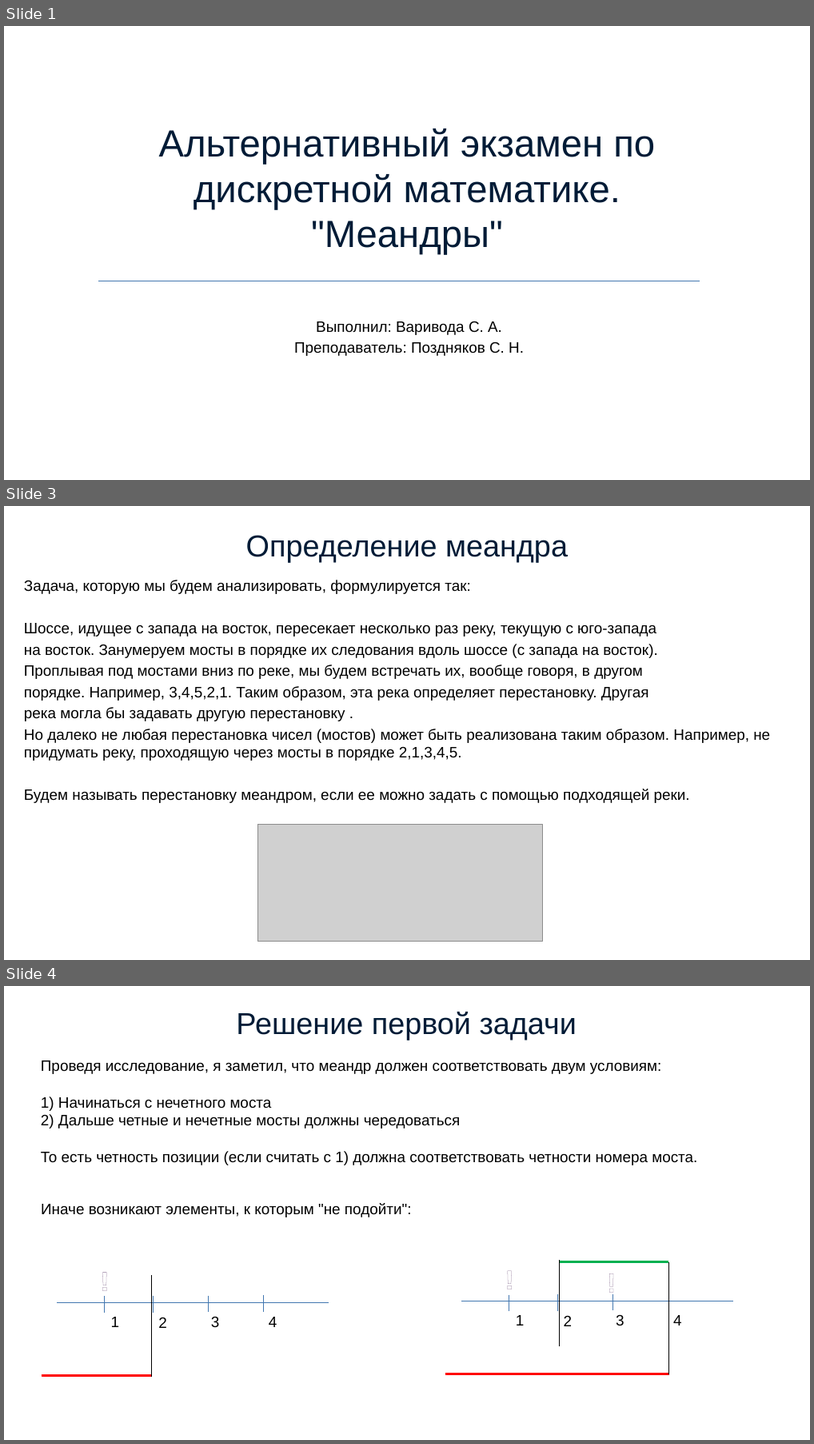
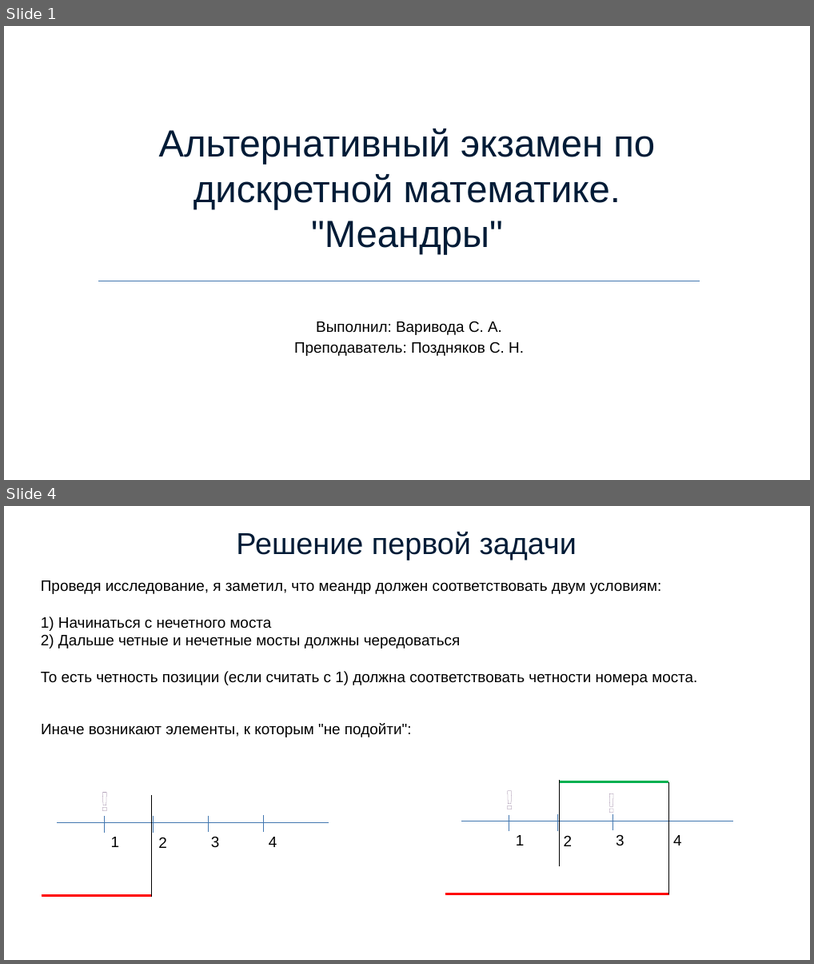
Before and after one commit to simonvar/Meanders, a slide deck: documents/presentation.pptx. Shown one above the other, each under a label of ours: slides 1, 3 and 4 before the commit, slides 1 and 4 after it; the slides between them are not shown. The pictures are 814x1444 and 814x964 pixels, drawn with LibreOffice and Linux fonts; fonts in the diff are those of the drawing; grey boxes stand for pictures. Boxes give left, top, right and bottom in pixels: in the first picture for what was removed or moved away, otherwise in the second. Text is boxed around its words. In the diff, an @@ line names an element or a change of style, - is before the commit and + after.

```diff
--- a/documents/presentation.pptx
+++ b/documents/presentation.pptx
@@ slide 3 removed at (x1=4, y1=506, x2=810, y2=960), background #FFFFFF @@
@@ title removed at (x1=246, y1=535, x2=568, y2=562) @@
-Определение меандра
@@ text removed at (x1=24, y1=580, x2=770, y2=803) @@
-Задача, которую мы будем анализировать, формулируется так:
-Шоссе, идущее с запада на восток, пересекает несколько раз реку, текущую с юго-запада
-на восток. Занумеруем мосты в порядке их следования вдоль шоссе (с запада на восток).
-Проплывая под мостами вниз по реке, мы будем встречать их, вообще говоря, в другом
-порядке. Например, 3,4,5,2,1. Таким образом, эта река определяет перестановку. Другая
-река могла бы задавать другую перестановку .
-Но далеко не любая перестановка чисел (мостов) может быть реализована таким образом. Например, не придумать реку, проходящую через мосты в порядке 2,1,3,4,5.
-Будем называть перестановку меандром, если ее можно задать с помощью подходящей реки.
@@ picture removed at (x1=258, y1=824, x2=544, y2=941) @@
```
Also in this commit, not shown: 3 slides changed, 2 slides added, 1 other slide removed, 1 other file.
